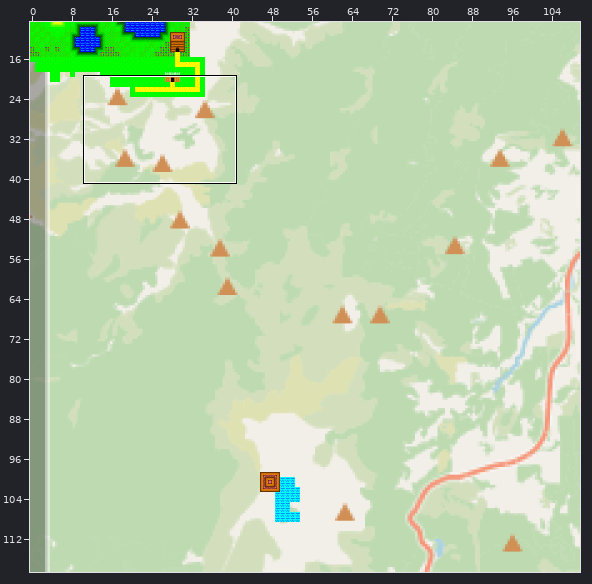
Tiled map -- tiled/cosc345-game.tmx. Above, an overview of the earlier version with the close-up marked.
Close-up. Old version:
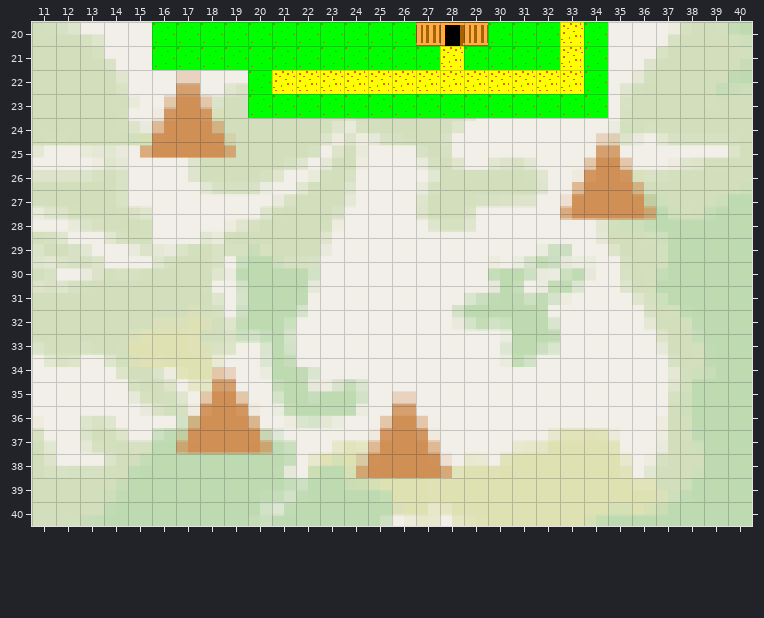
Cells are 16x16 px. Shown: x 11..40, y 20..40. The commit also changed other parts of the map, which this record leaves out. Not drawn, because the pictures are missing: unchanged layer "Room Grid Lines".
New version:
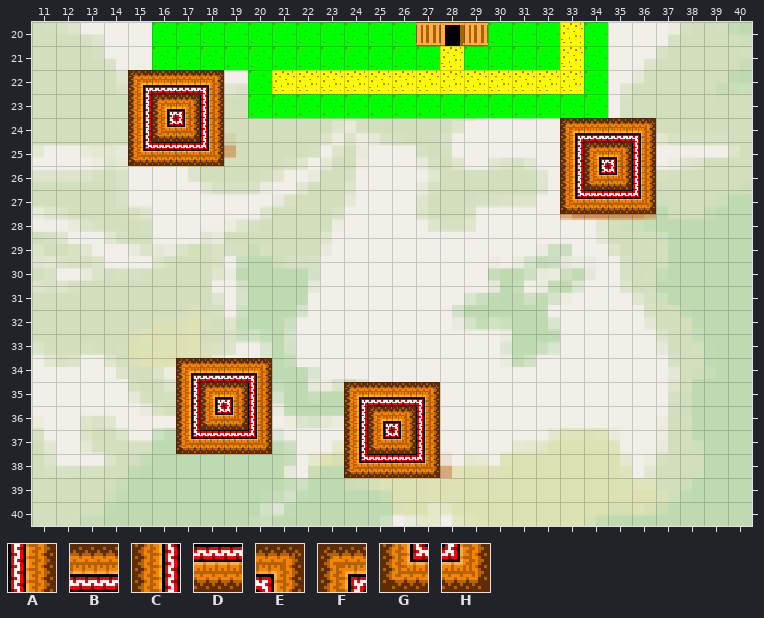
Key: from "Tileset-Tile-COSC345": A 100, B 101, C 102, D 103, E 104, F 105, G 106, H 107.
_ is an empty cell.
Diff:
Layer "Tiles":
y 22: x 15..18 ____ -> FBBE
y 23: x 15..18 ____ -> CFEA
y 24: x 15..18 ____ -> CGHA; x 33..36 ____ -> FBBE
y 25: x 15..18 ____ -> GDDH; x 33..36 ____ -> CFEA
y 26: x 33..36 ____ -> CGHA
y 27: x 33..36 ____ -> GDDH
y 34: x 17..20 ____ -> FBBE
y 35: x 17..20 ____ -> CFEA; x 24..27 ____ -> FBBE
y 36: x 17..20 ____ -> CGHA; x 24..27 ____ -> CFEA
y 37: x 17..20 ____ -> GDDH; x 24..27 ____ -> CGHA
y 38: x 24..27 ____ -> GDDH
Boxes around the changes in both close-ups, in picture pixels (x1, y1, x2, y2):
added: (128, 70, 224, 166)
added: (560, 118, 656, 214)
added: (176, 358, 272, 454)
added: (344, 382, 440, 478)
